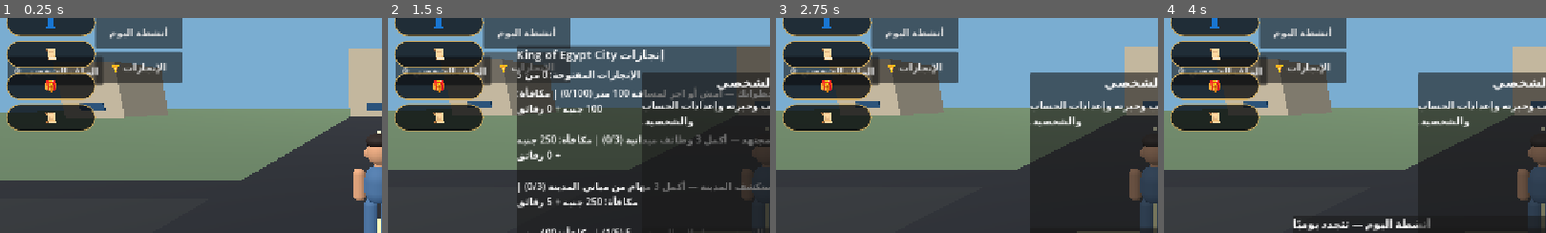
Above: before the commit, frames 1-4 (left to right).
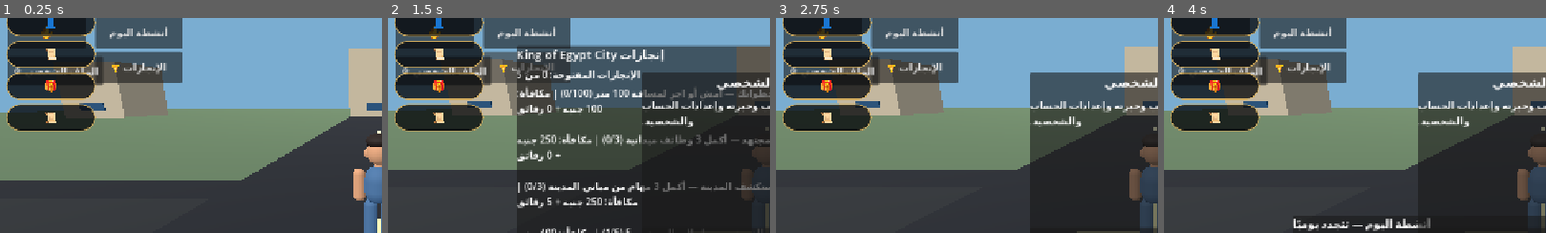
Above: after the commit, the same moments.

Repository: gamalalaraby1988-dotcom/King-Egypt-
Game: Godot game, scene res://scenes/main.tscn
The game is run twice, just before and just after one commit, with the same random seed, the same clock (stepped at 60 frames per second) and the same inputs.
Inputs (mouse positions are % of the whole screen's width and height, from its top left):
- Up to frame 1 (0.25 s): no input
- Up to frame 2 (1.5 s): click (6, 20) at 0.5 s, where only the run after the commit has a clickable "✋"; click "الإنجازات 🏆" at 1.25 s
- Up to frame 3 (2.75 s): click "إغلاق" at 2 s
- Up to frame 4 (4 s): click "أنشطة اليوم" at 2.75 s; click "الملف الشخصي ⚙" at 3.5 s
The pictures show only the part of the screen within x 0-50%, y 17-67%; the shares and areas given below are measured in that part.

The runs differ from the first frame. In frame 1, 0.6% of the frame differs, in the area x 2-23%, y 3-15%; in frame 2, 0.6%; in frame 3, 0.6%; in frame 4, 0.6%.

Commit message:
Show contextual white/blue hand interaction control

Diff:
--- a/scripts/mission_manager.gd
+++ b/scripts/mission_manager.gd
@@ -565,11 +565,19 @@
 func _update_interaction_hud() -> void:
 	if not is_instance_valid(interact_button) or not is_instance_valid(prompt_label):
 		return
-	if is_instance_valid(player) and player.has_method("is_riding_animal") and player.is_riding_animal():
-		prompt_label.text = CityLanguage.translate("interaction_riding_prompt")
-		interact_button.text = CityLanguage.translate("interaction_dismount")
-		interact_button.visible = true
-	elif is_instance_valid(nearest_interactable):
+
+	# زر اليد يبقى ظاهرًا دائمًا: أبيض بلا هدف قريب، وأزرق عند توفر تفاعل.
+	interact_button.visible = true
+	interact_button.text = "✋"
+	interact_button.add_theme_font_size_override("font_size", 28)
+	var has_interaction := is_instance_valid(nearest_interactable)
+	var hand_color := Color(0.20, 0.62, 1.0, 1.0) if has_interaction else Color.WHITE
+	interact_button.add_theme_color_override("font_color", hand_color)
+	interact_button.add_theme_color_override("font_hover_color", hand_color)
+	interact_button.add_theme_color_override("font_pressed_color", hand_color)
+	interact_button.tooltip_text = CityLanguage.translate(_interaction_action_key(nearest_interactable)) if has_interaction else CityLanguage.translate("interaction_approach")
+
+	if has_interaction:
 		var display_name := CityLanguage.translate("interaction_place")
 		if nearest_interactable.has_method("get_job_data"):
 			display_name = str(nearest_interactable.get_job_data().get("title", CityLanguage.translate("interaction_job_name")))
@@ -582,21 +590,13 @@
 			display_name = str(interaction_data.get("title", nearest_interactable.get("character_name")))
 		else:
 			display_name = str(nearest_interactable.get("character_name"))
-		interact_button.text = CityLanguage.translate(_interaction_action_key(nearest_interactable))
 		prompt_label.text = "%s %s — %s" % [CityLanguage.translate("interaction_near"), display_name, CityLanguage.translate("interaction_press_hint")]
-		interact_button.visible = true
 	else:
 		prompt_label.text = CityLanguage.translate("interaction_approach")
-		interact_button.text = CityLanguage.translate("interaction_button")
-		interact_button.visible = false
 
 func interact() -> void:
 	_update_interaction_target()
-	if is_instance_valid(player) and player.has_method("is_riding_animal") and player.is_riding_animal():
-		player.end_animal_ride()
-		prompt_label.text = CityLanguage.translate("interaction_dismounted")
-		_update_interaction_hud()
-		return
+	# النزول من الحيوان من اختصاص زر الباب، وليس زر اليد.
 	if mission_running or job_running:
 		panel.visible = true
 	elif is_instance_valid(nearest_interactable):
